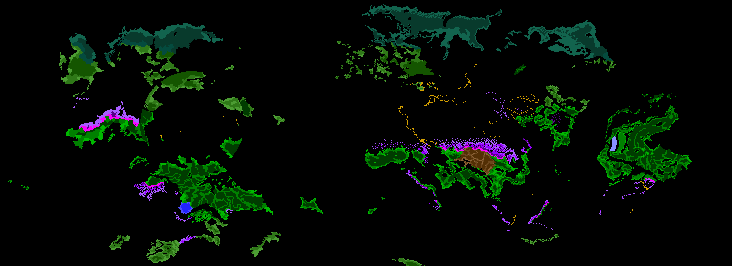
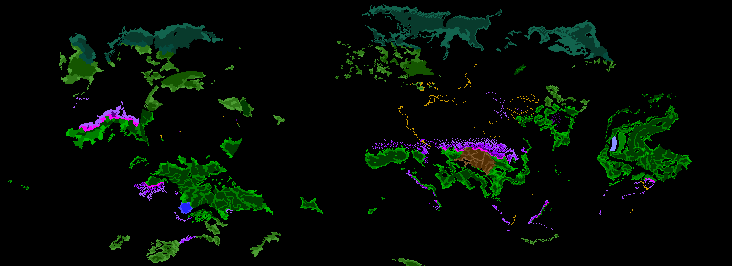
Revision of a layered 732px x 266px image; what changed, layer by layer:
painted on "trees.bmp" over [179, 119, 532, 180]
